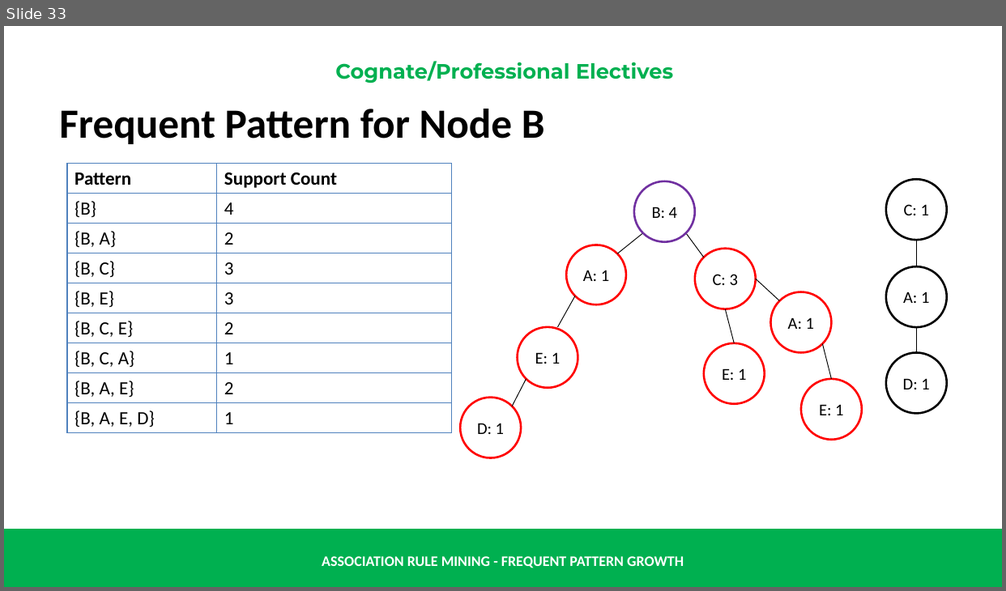
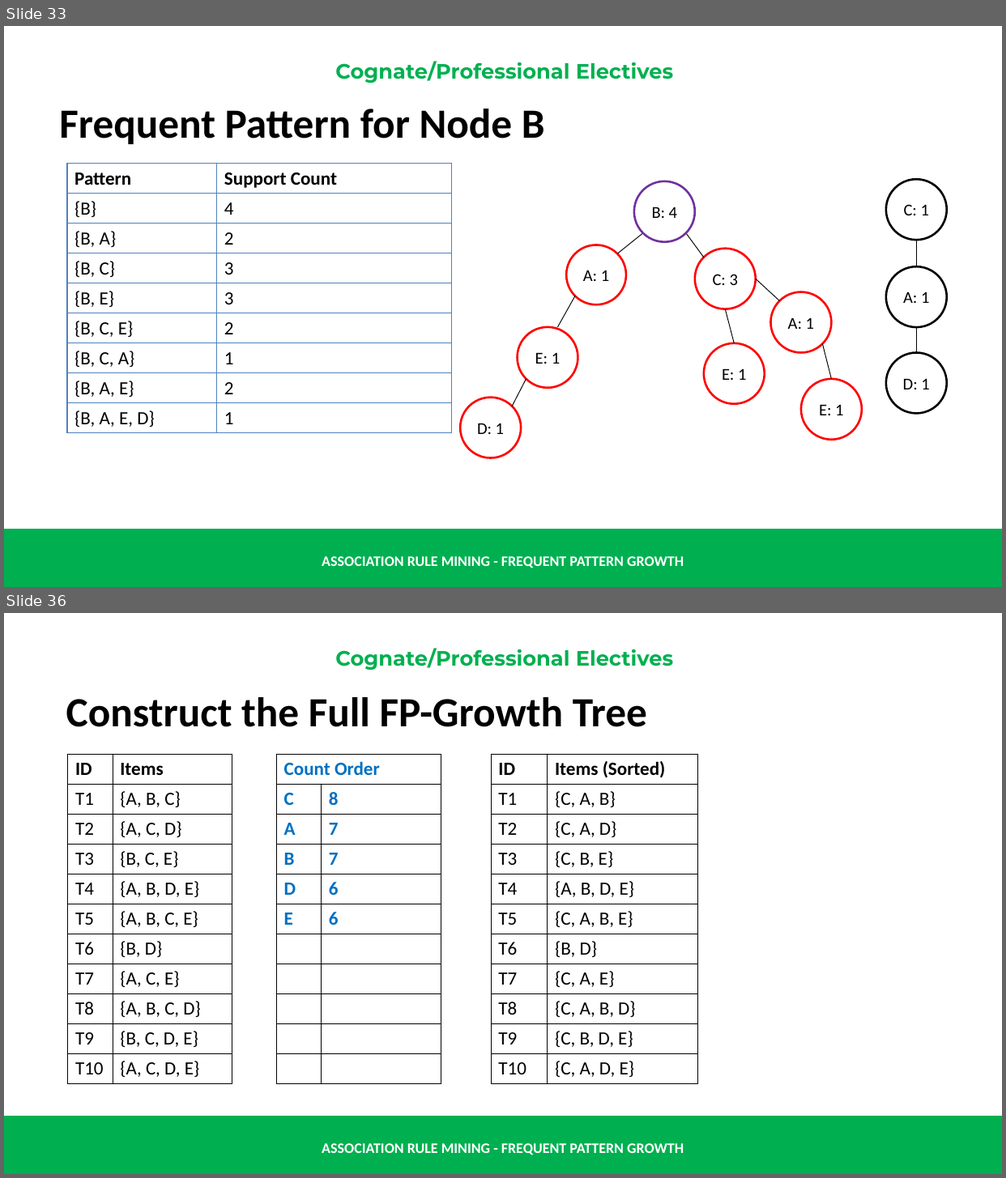
Before and after one commit to renatomaaliw3/public_files, a slide deck: CPE Electives (1 - 3)/01. Lectures Notebook/000. Presentations & Text Books/01. Presentation Slides/31. Assocation Rule Mining - FP-Growth.pptx. Shown one above the other, each under a label of ours: slide 33 before the commit, slides 33 and 36 after it; the slides between them are not shown. The pictures are 1006x591 and 1006x1178 pixels, drawn with LibreOffice and Linux fonts; fonts in the diff are those of the drawing. Boxes give left, top, right and bottom in pixels: in the first picture for what was removed or moved away, otherwise in the second. Text is boxed around its words. In the diff, an @@ line names an element or a change of style, - is before the commit and + after.

```diff
--- a/CPE Electives (1 - 3)/01. Lectures Notebook/000. Presentations & Text Books/01. Presentation Slides/31. Assocation Rule Mining - FP-Growth.pptx
+++ b/CPE Electives (1 - 3)/01. Lectures Notebook/000. Presentations & Text Books/01. Presentation Slides/31. Assocation Rule Mining - FP-Growth.pptx
@@ slide 36 added at bbox=[4, 613, 1002, 1174], background #FFFFFF; not listed: 3 template elements that a slide beside it also shows @@
@@ text added at bbox=[66, 697, 647, 727], 40 pt, text #000000, bold @@
+Construct the Full FP-Growth Tree
@@ table added at bbox=[68, 755, 232, 1084], 11 rows, 2 columns @@
+ID | Items
+T1 | {A, B, C}
+T2 | {A, C, D}
+T3 | {B, C, E}
+T4 | {A, B, D, E}
+T5 | {A, B, C, E}
+T6 | {B, D}
+T7 | {A, C, E}
+T8 | {A, B, C, D}
+T9 | {B, C, D, E}
+T10 | {A, C, D, E}
@@ table added at bbox=[276, 755, 441, 1084], 11 rows, 2 columns @@
+Count Order | 
+C | 8
+A | 7
+B | 7
+D | 6
+E | 6
+ | 
+ | 
+ | 
+ | 
+ | 
@@ table added at bbox=[492, 755, 698, 1084], 11 rows, 2 columns @@
+ID | Items (Sorted)
+T1 | {C, A, B}
+T2 | {C, A, D}
+T3 | {C, B, E}
+T4 | {A, B, D, E}
+T5 | {C, A, B, E}
+T6 | {B, D}
+T7 | {C, A, E}
+T8 | {C, A, B, D}
+T9 | {C, B, D, E}
+T10 | {C, A, D, E}
```
Also in this commit, not shown: 28 other slides added, 1 other file.
